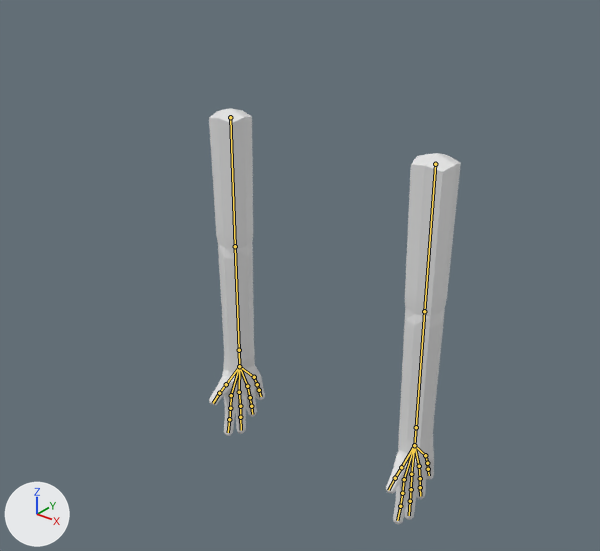
An edit to the Blender file GameStudioProject/Assets/Designers/Jackson/Models/arms_edit_firing.blend, drawn before and after from the same camera.
Before and after are seen from a 50 mm lens placed at (9.59, -12.74, 4.99), pointed at (0.0, -0.75, -2.44). Lighting does not change. The marker at lower left points along +X, +Y and +Z. The bones that bend it are drawn over the model as lines.
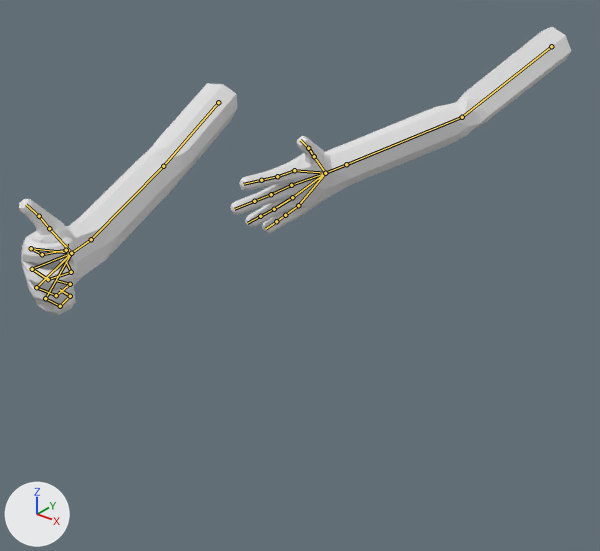
The newer file adds an action. The first version stands in its rest pose; the second is drawn at frame 41 of the action 'LeftArmAction'.

What differs and where, as boxes (x1, y1, x2, y2) in the pictures (600 x 551 px):
'Cube', posed (350% wider, 44% shorter): before (386, 153, 461, 524); after (230, 27, 571, 233)
'Cube.001', posed (284% wider, 29% shorter): before (209, 108, 265, 436); after (19, 83, 237, 315)
bone 'Bone', root to tip: before (435, 164) to (424, 311); after (551, 46) to (462, 117)
bone 'Bone.021', root to tip: before (424, 311) to (416, 427); after (462, 117) to (346, 164)
bone 'Bone', root to tip: before (230, 117) to (235, 246); after (218, 102) to (163, 166)
bone 'Bone.021', root to tip: before (235, 246) to (239, 350); after (163, 166) to (91, 239)
bone 'Bone.001', root to tip: before (239, 350) to (239, 366); after (91, 239) to (71, 253)
bone 'Bone.009', root to tip: before (231, 395) to (230, 408); after (31, 248) to (42, 254)
bone 'Bone.012', root to tip: before (239, 392) to (240, 406); after (32, 269) to (48, 279)
bone 'Bone.015', root to tip: before (247, 386) to (250, 397); after (36, 287) to (56, 295)
bone 'Bone.018', root to tip: before (254, 377) to (257, 384); after (45, 298) to (60, 306)

The change, as a diff of the scene's bpy script:
```diff
--- a/GameStudioProject/Assets/Designers/Jackson/Models/arms_edit_firing.blend.py
+++ b/GameStudioProject/Assets/Designers/Jackson/Models/arms_edit_firing.blend.py
@@ bone_bone @@
 bone_bone = bpy.data.objects['LeftArm'].pose.bones['Bone']
-bone_bone.location = (0.0, 0.0, 0.0)
-bone_bone.rotation_quaternion = (1.0, 0.0, 0.0, 0.0)  # degrees (0, 0, 0)
+bone_bone.location = (4.63, -1.41, 0.0)
+bone_bone.rotation_quaternion = (0.737, -0.153, 0.355, 0.554)  # degrees (13, 44, 79)
@@ bone_bone_021 @@
 bone_bone_021 = bpy.data.objects['LeftArm'].pose.bones['Bone.021']  # child of 'Bone'
-bone_bone_021.rotation_quaternion = (1.0, 0.0, 0.0, 0.0)  # degrees (0, 0, 0)
+bone_bone_021.rotation_quaternion = (0.873, 0.068, -0.473, 0.095)  # degrees (3, -57, 11)
@@ bone_bone_ @@
 bone_bone_ = bpy.data.objects['RightArm'].pose.bones['Bone']
-bone_bone_.location = (0.0, 0.0, 0.0)
-bone_bone_.rotation_quaternion = (1.0, 0.0, 0.0, 0.0)  # degrees (0, 0, 0)
+bone_bone_.location = (-0.35, -0.39, 0.0)
+bone_bone_.rotation_quaternion = (0.708, 0.042, 0.263, 0.654)  # degrees (25, 19, 90)
@@ bone_bone_021_ @@
 bone_bone_021_ = bpy.data.objects['RightArm'].pose.bones['Bone.021']  # child of 'Bone'
-bone_bone_021_.rotation_quaternion = (1.0, 0.0, 0.0, 0.0)  # degrees (0, 0, 0)
+bone_bone_021_.rotation_quaternion = (0.986, -0.01, -0.163, 0.016)  # degrees (-1, -19, 2)
@@ bone_bone_001 @@
 bone_bone_001 = bpy.data.objects['RightArm'].pose.bones['Bone.001']  # child of 'Bone.021'
-bone_bone_001.rotation_quaternion = (1.0, 0.0, 0.0, 0.0)  # degrees (0, 0, 0)
+bone_bone_001.rotation_quaternion = (0.997, -0.081, 0.005, 0.019)  # degrees (-9, 1, 2)
@@ bone_bone_009 @@
 bone_bone_009 = bpy.data.objects['RightArm'].pose.bones['Bone.009']  # child of 'Bone.003'
-bone_bone_009.rotation_quaternion = (1.0, 0.0, 0.0, 0.0)  # degrees (0, 0, 0)
+bone_bone_009.rotation_quaternion = (0.79, 0.613, 0.007, 0.0)  # degrees (76, 1, 0)
@@ bone_bone_012 @@
 bone_bone_012 = bpy.data.objects['RightArm'].pose.bones['Bone.012']  # child of 'Bone.004'
-bone_bone_012.rotation_quaternion = (1.0, 0.0, 0.0, 0.0)  # degrees (0, 0, 0)
+bone_bone_012.rotation_quaternion = (0.769, 0.639, 0.008, 0.0)  # degrees (79, 1, 1)
@@ bone_bone_015 @@
 bone_bone_015 = bpy.data.objects['RightArm'].pose.bones['Bone.015']  # child of 'Bone.005'
-bone_bone_015.rotation_quaternion = (1.0, 0.0, 0.0, 0.0)  # degrees (0, 0, 0)
+bone_bone_015.rotation_quaternion = (0.701, 0.713, 0.0, 0.0)  # degrees (91, 0, 0)
@@ bone_bone_018 @@
 bone_bone_018 = bpy.data.objects['RightArm'].pose.bones['Bone.018']  # child of 'Bone.006'
-bone_bone_018.rotation_quaternion = (1.0, 0.0, 0.0, 0.0)  # degrees (0, 0, 0)
+bone_bone_018.rotation_quaternion = (0.721, 0.692, -0.006, 0.0)  # degrees (88, -1, -1)
```
